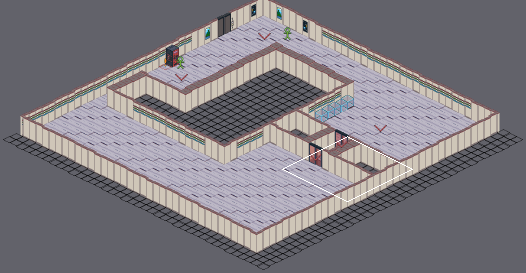
Tiled map (JSON), stored at src/map/test2.json. Above, an overview of the earlier version with the close-up marked.
Close-up. Before the edit:
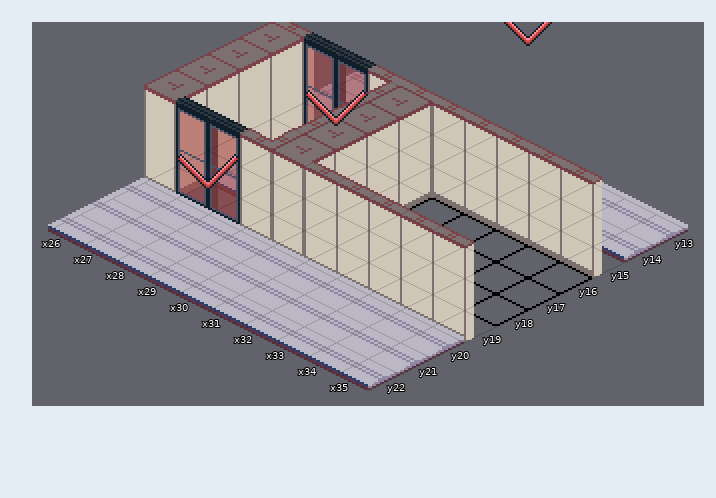
Cells are 32x16 px. Isometric: x runs down to the right, y down to the left. Shown: x 26..35, y 13..22.
After the commit:
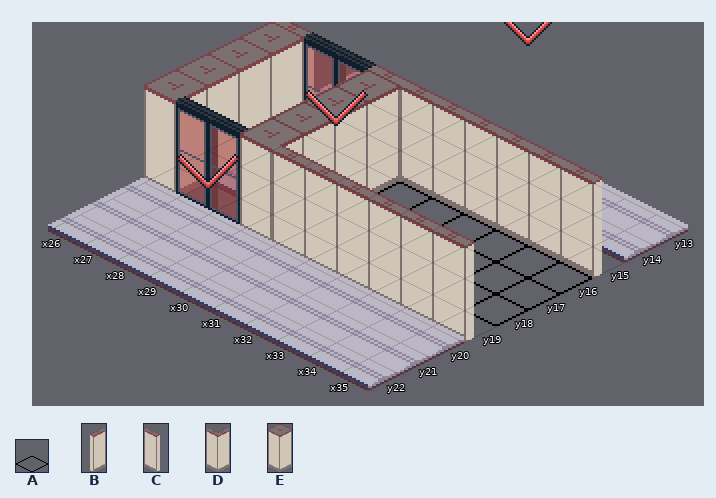
Key: from "floors": A 0; from "walls": B 0, C 1, D 2, E 15.
_ is an empty cell.
Tiles replaced or removed in this view: B, D, E.
Diff:
Changed rows in their new state; . is an unchanged cell.
Layer "Tiles":
first column x 29:
16 EA
17 EA
18 EA
19 EC
Where, in picture pixels (left, top, right, bottom), the same in both close-ups:
changed: (240, 70, 432, 254)
